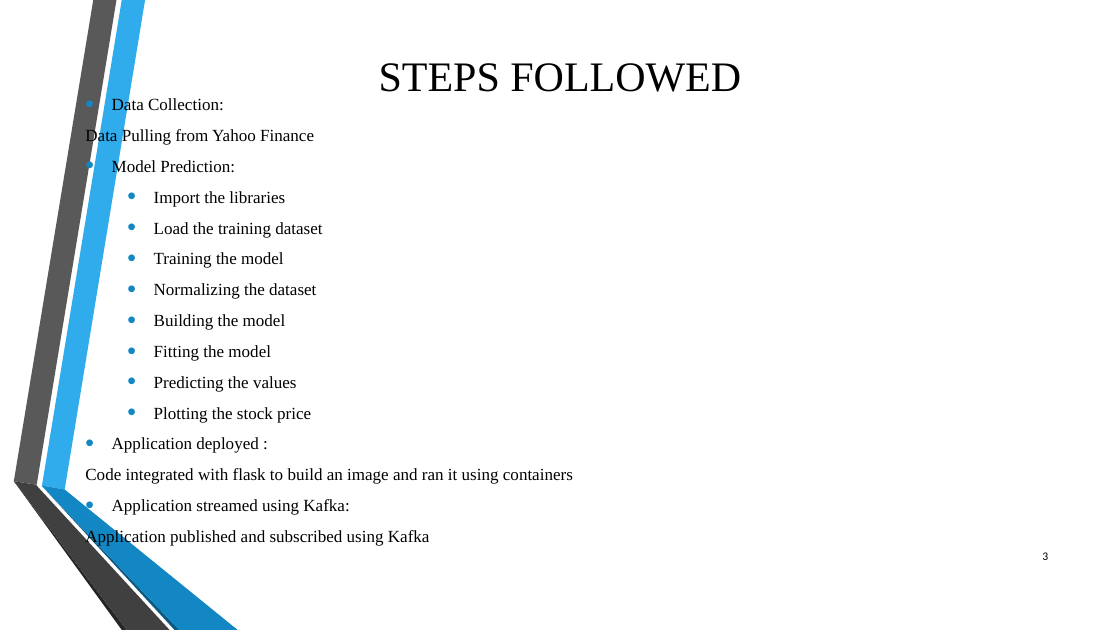
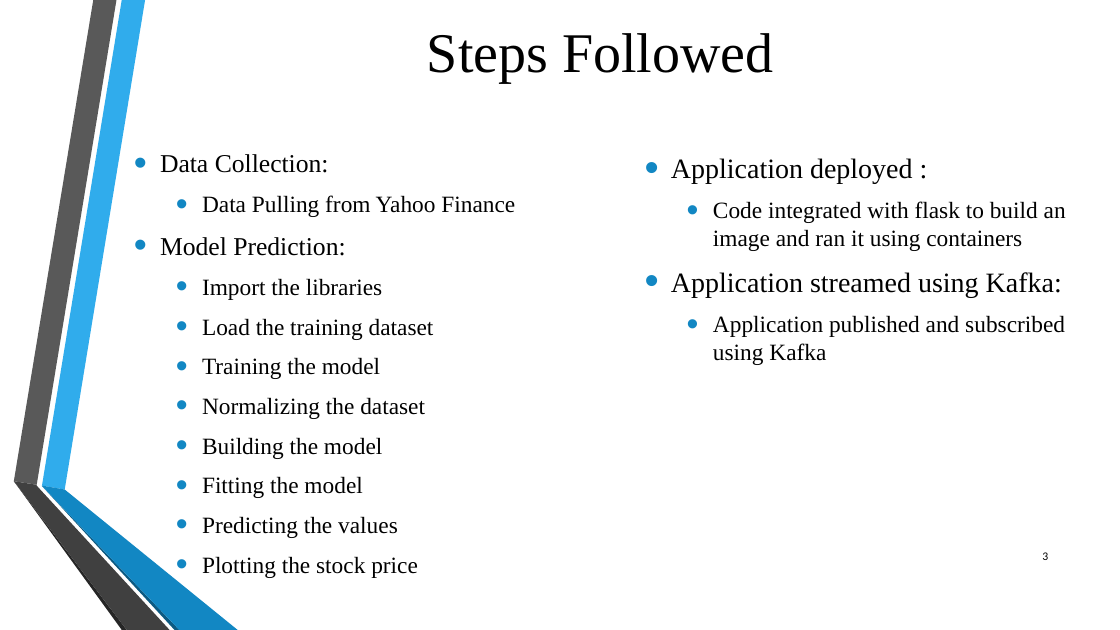
Before and after one commit to Priyaa84/DSE6300_Project, a slide deck: slide 3 of DSE 6300- Project Presentation.pptx. Drawn at 1120x630 pixels with LibreOffice and Linux fonts; fonts in the diff are those of the drawing; background and template pictures are left out. Boxes give left, top, right and bottom in pixels: in the first picture for what was removed or moved away, otherwise in the second. Text is boxed around its words. In the diff, an @@ line names an element or a change of style, - is before the commit and + after.

Commit message:
Formatting changes and updates

```diff
--- a/DSE 6300- Project Presentation.pptx
+++ b/DSE 6300- Project Presentation.pptx
@@ title at bbox=[427, 33, 773, 83]: text changed; size 36 to 48 pt @@
-STEPS FOLLOWED
+Steps Followed
@@ text "Data Collection:": place and size @@
-text "Data Collection:" at bbox=[85, 127, 573, 546]
+text "Data Collection:" at bbox=[160, 154, 515, 578]
@@ text "Data Collection:" at bbox=[160, 154, 515, 578]: size 14.6 to 22 pt in "Data Collection:", "Model Prediction:"; size 14.6 to 20 pt in "Data Pulling from Yahoo Finance", "Import the libraries", "Load the training dataset", "Training the model" and 5 more places; more space between paragraphs; bullet none to •; list level 1 to 2 in "Data Pulling from Yahoo Finance" @@
@@ text added at bbox=[671, 158, 1066, 365], 20 pt, text #000000 @@
+• Application deployed :
+  • Code integrated with flask to build an image and ran it using containers
+• Application streamed using Kafka:
+  • Application published and subscribed using Kafka
@@ text at bbox=[85, 437, 573, 546]: paragraphs removed @@
-• Application deployed :
-Code integrated with flask to build an image and ran it using containers
-• Application streamed using Kafka:
-Application published and subscribed using Kafka
```
Also in this commit, not shown: 13 other slides changed, 2 slides added, 1 slide removed.
